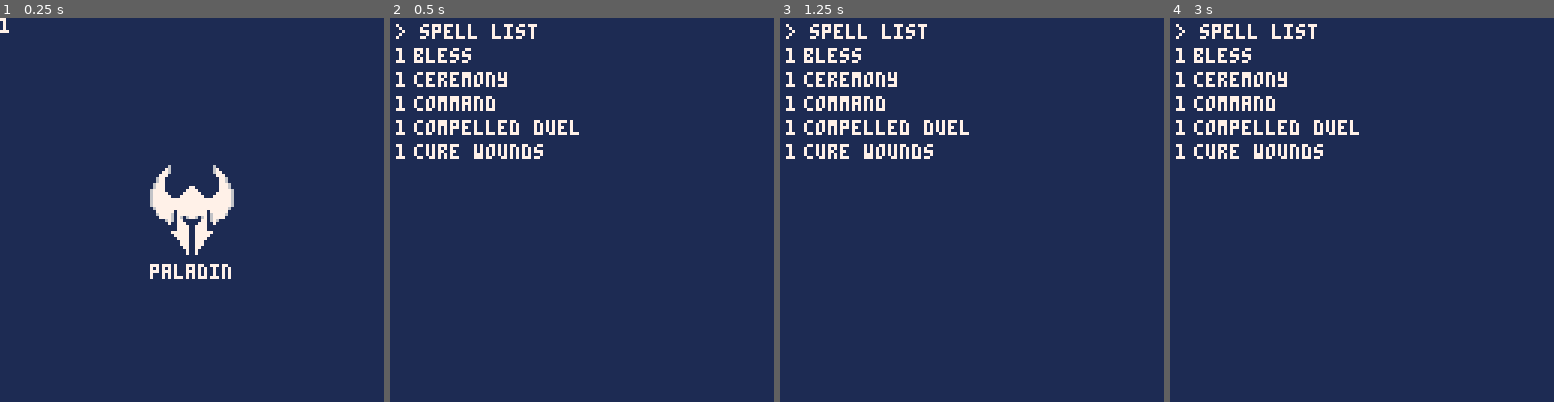
Above: before the commit, frames 1-4 (left to right).
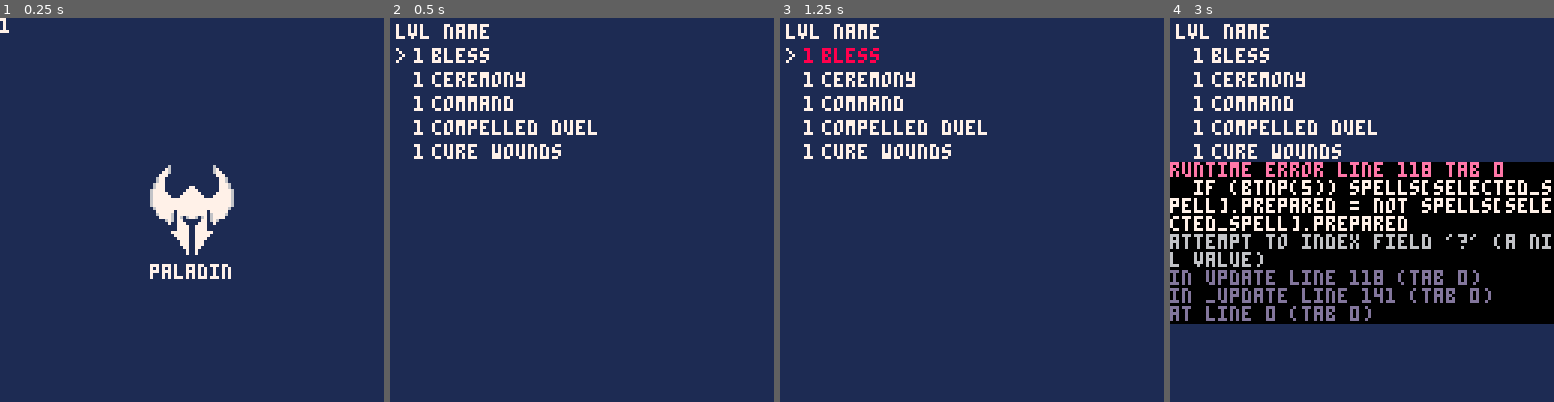
Above: after the commit, the same moments.

Repository: gbalbuena/pico-8
Game: PICO-8 cartridge games/spells.p8
The game is run twice, just before and just after one commit, with the same random seed, the same clock (stepped at 60 frames per second) and the same inputs.
Inputs:
- Up to frame 1 (0.25 s): no input
- Up to frame 2 (0.5 s): tap X (X key) at 0.33 s
- Up to frame 3 (1.25 s): tap X (X key) at 1.07 s
- Up to frame 4 (3 s): hold Right 1.6-2.1 s; tap X (X key) at 1.85, 2.97 s; hold Up 2.15-2.42 s; hold Right from 2.47 s (still down)

Frame 1 is identical in both runs. In frame 2, 3.5% of the frame differs, in the area x 1-54%, y 1-37%; in frame 3, 3.6%; in frame 4, 46%, in the area x 0-100%, y 1-80%.
Error after the commit: runtime error line 118 tab 0; if (btnp(5)) spells[selected_spell].prepared = not spells[selected_spell].prepared; attempt to index field '?' (a nil value)

Commit message:
spells: add prepared flag

Diff:
--- a/games/spells.p8
+++ b/games/spells.p8
@@ -2,30 +2,14 @@
 version 18
 __lua__
 
-classes = { 'paladin', 'warlock' }
+classes = { 'paladin', 'warlock', 'rogue' }
 spells = {
-  { lvl=1, name="bless" },
-  { lvl=1, name="ceremony" },
-  { lvl=1, name="command" },
-  { lvl=1, name="compelled duel" },
-  { lvl=1, name="cure wounds" }
+  { lvl=1, name="bless", prepared=false },
+  { lvl=1, name="ceremony", prepared=false },
+  { lvl=1, name="command", prepared=false },
+  { lvl=1, name="compelled duel", prepared=false },
+  { lvl=1, name="cure wounds", prepared=false }
 }
-
-main_screen = {
-  selected = 1
-}
-
-function _warlock(x,y)
-  spr( 2, x+8, y+0)
-  spr(18, x+8, y+8)
-  spr(34, x+8, y+16)
-  spr(50, x+8, y+24)
-
-  spr(2,  x+15,  y+0, 1.0, 1.0, true)
-  spr(18, x+15,  y+8, 1.0, 1.0, true)
-  spr(34, x+15, y+16, 1.0, 1.0, true)
-  spr(50, x+15, y+24, 1.0, 1.0, true)
-end
 
 function _paladin(x,y)
   spr( 0, x+0, y+0)
@@ -47,6 +31,38 @@
   spr(49, x+16, y+24, 1.0, 1.0, true)
 end
 
+function _warlock(x,y)
+  spr( 2, x+8, y+0)
+  spr(18, x+8, y+8)
+  spr(34, x+8, y+16)
+  spr(50, x+8, y+24)
+
+  spr(2,  x+15,  y+0, 1.0, 1.0, true)
+  spr(18, x+15,  y+8, 1.0, 1.0, true)
+  spr(34, x+15, y+16, 1.0, 1.0, true)
+  spr(50, x+15, y+24, 1.0, 1.0, true)
+end
+
+function _rogue(x,y)
+  spr( 3, x+0, y+0)
+  spr( 4, x+8, y+0)
+  spr(19, x+0, y+8)
+  spr(20, x+8, y+8)
+  spr(48, x+0, y+16)
+  spr(36, x+8, y+16)
+  spr(48, x+0, y+24)
+  spr(50, x+8, y+24)
+
+  spr( 3, x+24,  y+0, 1.0, 1.0, true)
+  spr( 4, x+16,  y+0, 1.0, 1.0, true)
+  spr(19, x+24,  y+8, 1.0, 1.0, true)
+  spr(20, x+16,  y+8, 1.0, 1.0, true)
+  spr(48, x+24, y+16, 1.0, 1.0, true)
+  spr(36, x+16, y+16, 1.0, 1.0, true)
+  spr(48, x+24, y+24, 1.0, 1.0, true)
+  spr(50, x+16, y+24, 1.0, 1.0, true)
+end
+
 function main_screen_update()
   if (btnp(0)) main_screen.selected = main_screen.selected - 1
   if (btnp(1)) main_screen.selected = main_screen.selected + 1
@@ -65,30 +81,48 @@
   if (classes[main_screen.selected] == 'warlock') then
     _warlock(_x,_y)
   end
+  if (classes[main_screen.selected] == 'rogue') then
+    _rogue(_x,_y)
+  end
   print(classes[main_screen.selected], 50, 82, 7 )
   print(main_screen.selected, 0, 0, 7 )
 end
 
-select_classes = {
+main_screen = {
+  selected = 1,
   draw = main_screen_draw,
   update = main_screen_update
 }
 
+
+
 function draw_sl()
-  print('> spell list', 2, 2, 7 )
-  i=0
+  print('lvl name', 2, 2, 7)
+  y=0
   for key, spell in pairs(spells) do
-    i = i + 8
+    y = y + 8
 
-    print(spell.lvl, 2, i+2, 7)
-    print(spell.name, 6 + 2, i+2, 7)
+    if (spells[selected_spell] == spell) print(">", 2, y + 2, 7)
+
+    if spell.prepared then
+      print(spell.name, 6 + 8, y + 2, 8)
+      print(spell.lvl, 8, y + 2, 8)
+    else
+      print(spell.name, 6 + 8, y + 2, 7)
+      print(spell.lvl, 8, y + 2, 7)
+    end
+
   end
 end
 
 function update_sl()
+  if (btnp(2)) selected_spell = selected_spell - 1
+  if (btnp(3)) selected_spell = selected_spell + 1
+  if (btnp(5)) spells[selected_spell].prepared = not spells[selected_spell].prepared
 end
+selected_spell = 1
+spells_list = {
 
-spells_list = {
   draw = draw_sl,
   update = update_sl
 }
@@ -102,13 +136,11 @@
   selected_screen = 1
 }
 screens = {
-  select_classes,
+  main_screen,
   spells_list
 }
 
-
 function _update()
-
   screens[ux.selected_screen].update()
 end
 
@@ -118,24 +150,24 @@
 end
 
 __gfx__
-00000000000000000000000700000000000000000000000000000000000000000000000000000000000000000000000000000000000000000000000000000000
-00000000600000000000000700000000000000060000000000000000000000000000000000000000000000000000000000000000000000000000000000000000
+00000000000000000000000700000000000000050000000000000000000000000000000000000000000000000000000000000000000000000000000000000000
+00000000600000000000000700000000000000560000000000000000000000000000000000000000000000000000000000000000000000000000000000000000
 00000007600000000000000700000000000000070000000000000000000000000000000000000000000000000000000000000000000000000000000000000000
-00000077600000000000000700000677770000070000000000000000000000000000000000000000000000000000000000000000000000000000000000000000
-00000777000000000000000700777777777600070000000000000000000000000000000000000000000000000000000000000000000000000000000000000000
+00000077600000000000000700005677775000070000000000000000000000000000000000000000000000000000000000000000000000000000000000000000
+00000777000000000000000705777777777600070000000000000000000000000000000000000000000000000000000000000000000000000000000000000000
 00006770000000000000000706777777777777770000000000000000000000000000000000000000000000000000000000000000000000000000000000000000
 00006770000000000000000700777777007777770000000000000000000000000000000000000000000000000000000000000000000000000000000000000000
 00067770000000000070005700077777000777770000000000000000000000000000000000000000000000000000000000000000000000000000000000000000
 00067770000000070077007700006777777777770000000000000000000000000000000000000000000000000000000000000000000000000000000000000000
 00677770000000770000000000000006777777770000000000000000000000000000000000000000000000000000000000000000000000000000000000000000
-00677777000007770005777700000000006770070000000000000000000000000000000000000000000000000000000000000000000000000000000000000000
+00677777000007770005777700000000006775070000000000000000000000000000000000000000000000000000000000000000000000000000000000000000
 00677777700077770077777700000000000000070000000000000000000000000000000000000000000000000000000000000000000000000000000000000000
 00677777777777770777700700000000000000070000000000000000000000000000000000000000000000000000000000000000000000000000000000000000
 00677777777777770005770700000000000000070000000000000000000000000000000000000000000000000000000000000000000000000000000000000000
 00677777777777770000077700000000000000070000000000000000000000000000000000000000000000000000000000000000000000000000000000000000
 00067777777777770000005700000000000006770000000000000000000000000000000000000000000000000000000000000000000000000000000000000000
 00007777770777770075000000000000000007070000000000000000000000000000000000000000000000000000000000000000000000000000000000000000
-00006777760777770750777700000000000000070000000000000000000000000000000000000000000000000000000000000000000000000000000000000000
+00006777760777770750777700000000000005070000000000000000000000000000000000000000000000000000000000000000000000000000000000000000
 00000777760760677500707700000000000000070000000000000000000000000000000000000000000000000000000000000000000000000000000000000000
 00000006760770000005707700000000000000070000000000000000000000000000000000000000000000000000000000000000000000000000000000000000
 00000000700777000007005700000000000000070000000000000000000000000000000000000000000000000000000000000000000000000000000000000000
